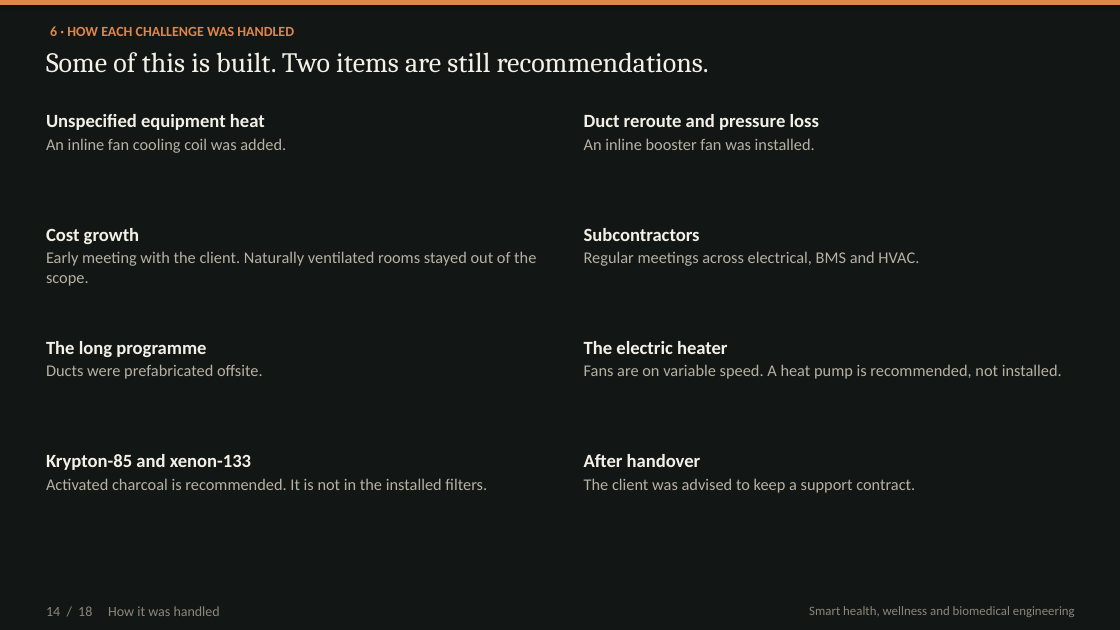
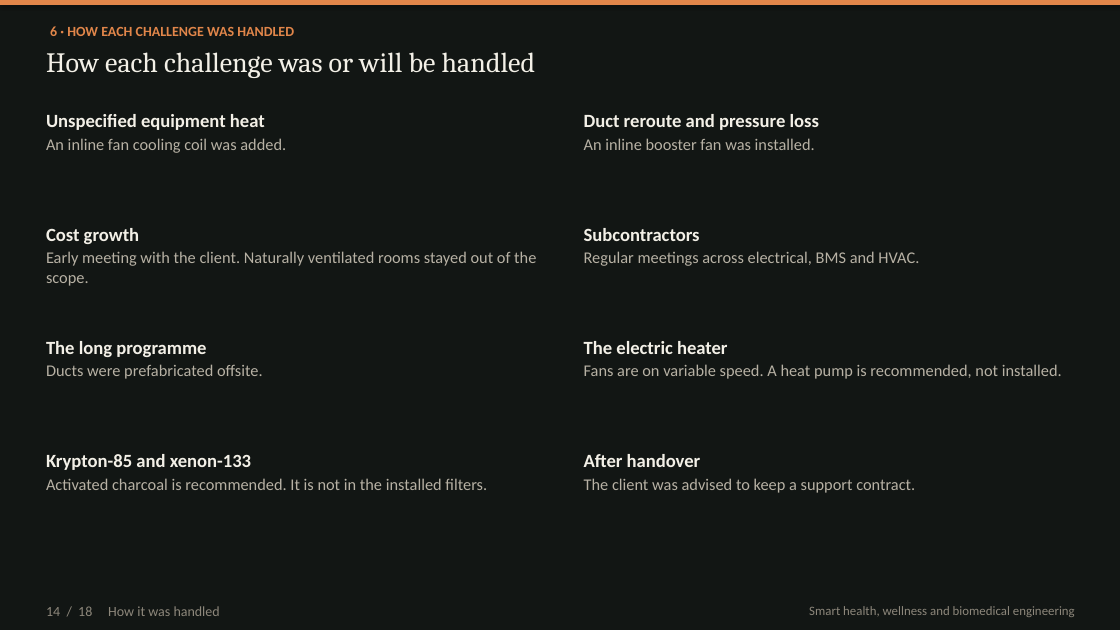
Before and after one commit to kakaijacob/Special-Operations-Schema, a slide deck: slide 14 of iek-talks/IEK_Cyclotron_HVAC_18_slides.pptx. Drawn at 1120x630 pixels with LibreOffice and Linux fonts; fonts in the diff are those of the drawing. Boxes give left, top, right and bottom in pixels: in the first picture for what was removed or moved away, otherwise in the second. Text is boxed around its words. In the diff, an @@ line names an element or a change of style, - is before the commit and + after.

```diff
--- a/iek-talks/IEK_Cyclotron_HVAC_18_slides.pptx
+++ b/iek-talks/IEK_Cyclotron_HVAC_18_slides.pptx
@@ text at <box>46,52,535,78</box>: text changed @@
-Some of this is built. Two items are still recommendations.
+How each challenge was or will be handled
```
Also in this commit, not shown: 17 other slides changed, 1 other file.
